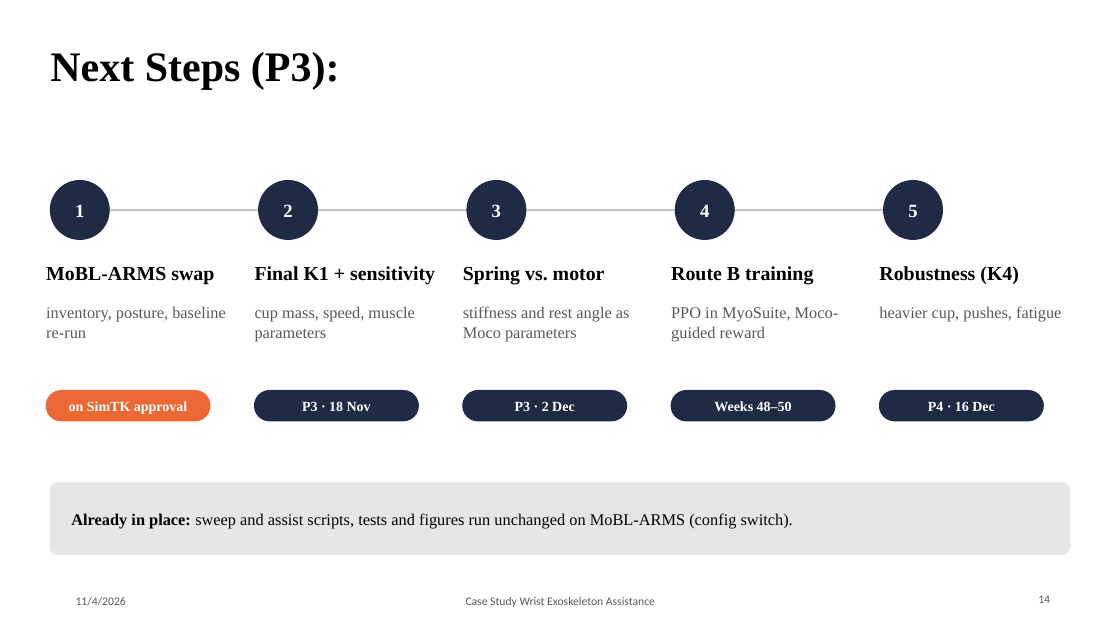
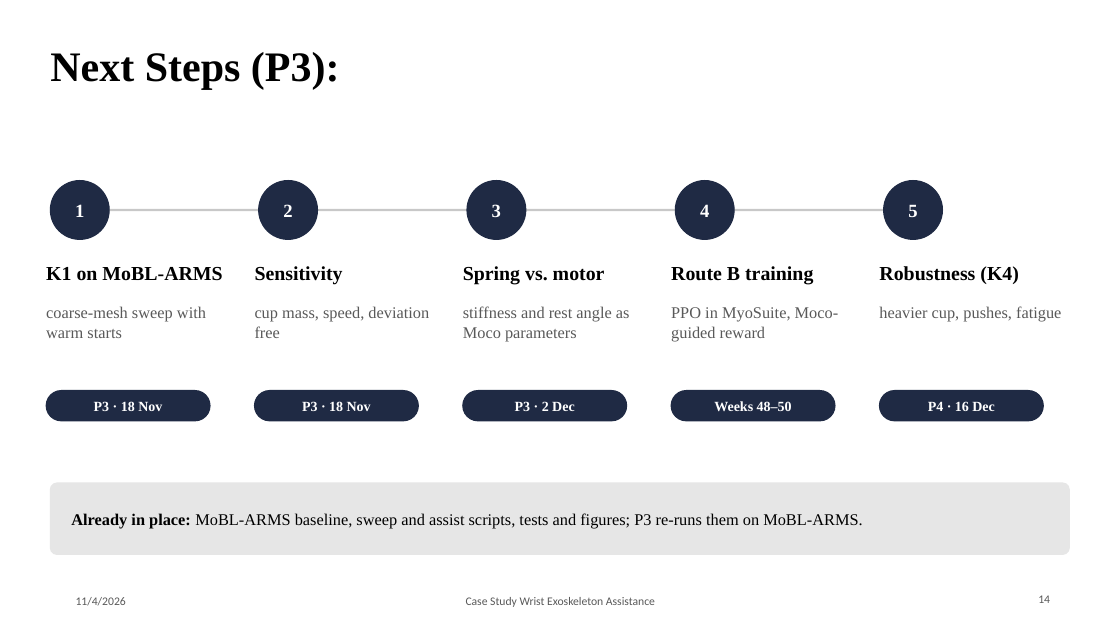
Before and after one commit to Rationaliser/wrist-exo-assist-sim, a slide deck: slide 14 of presentation/P2_Team7_Wrist_Exo_Baseline.pptx. Drawn at 1120x630 pixels with LibreOffice and Linux fonts; fonts in the diff are those of the drawing; background and template pictures are left out. Boxes give left, top, right and bottom in pixels: in the first picture for what was removed or moved away, otherwise in the second. Text is boxed around its words. In the diff, an @@ line names an element or a change of style, - is before the commit and + after.

```diff
--- a/presentation/P2_Team7_Wrist_Exo_Baseline.pptx
+++ b/presentation/P2_Team7_Wrist_Exo_Baseline.pptx
@@ text at [46,267,222,281]: text changed @@
-MoBL-ARMS swap
+K1 on MoBL-ARMS
@@ text at [255,266,343,285]: text changed @@
-Final K1 + sensitivity
+Sensitivity
@@ text at [46,306,206,338]: text changed @@
-inventory, posture, baseline re-run
+coarse-mesh sweep with warm starts
@@ text at [255,306,429,338]: text changed @@
-cup mass, speed, muscle parameters
+cup mass, speed, deviation free
@@ rounded rectangle at [46,391,210,421]: fill #EB6834 to #1F2A44; outline #EB6834 1 pt to #1F2A44 1 pt @@
@@ text at [94,401,162,411]: text changed @@
-on SimTK approval
+P3 · 18 Nov
@@ text at [71,513,863,529]: text changed @@
-Already in place: sweep and assist scripts, tests and figures run unchanged on MoBL-ARMS (config switch).
+Already in place: MoBL-ARMS baseline, sweep and assist scripts, tests and figures; P3 re-runs them on MoBL-ARMS.
```
Also in this commit, not shown: 8 other slides changed, 1 slide added, 1 slide removed, 4 other files.
